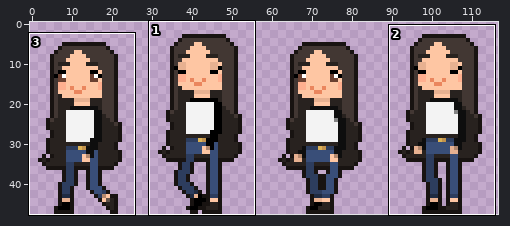
Edited in one commit: sprite sheet (Assets/Sprites/tenants/milla_side.png). Above, an overview of the earlier version with the close-up marked.
Close-up. Old version:
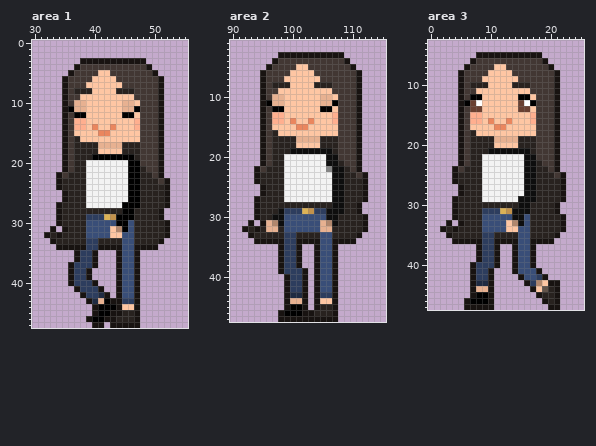
The file is 120x48 pixels. Colours within 5 levels of each other are drawn and written as one. Shown: area 1: x 30..55, y 0..47; area 2: x 90..115, y 1..47; area 3: x 0..25, y 3..47. The wide view leaves out empty margins. The commit also changed other parts of the picture, which this record leaves out.
After the commit:
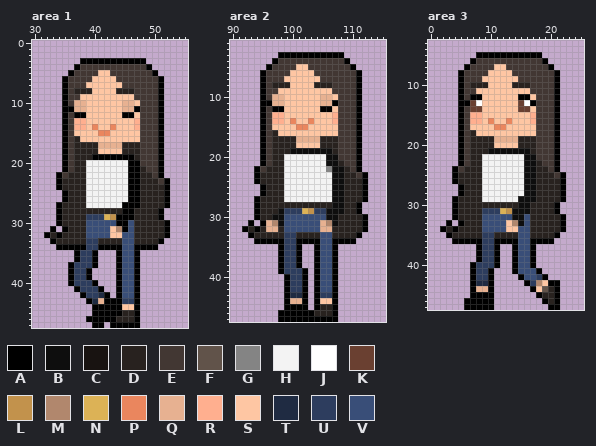
Palette (. is transparent): A #000000  B #0e0e0e  C #181311  D #28221f  E #423733  F #61534a  G #848484  H #f3f3f3  J #ffffff  K #6a4031  L #c2924c  M #b1876d  N #dcb256  P #ea865e  Q #e7b191  R #ffaf8f  S #fec6a3  T #1f2b42  U #2d3d5e  V #394e78
The exact change:
Area 1:
y 3: x 38..48 CCCCCCCCCCC -> AAAAAAAAAAA
y 4: x 37 C -> A; x 49 C -> A
y 5: x 36 C -> A; x 50 C -> A
y 6..21: x 35 C -> A; x 51 C -> A
y 22: x 34 C -> A; x 51 C -> A
y 23..24: x 34 C -> A; x 52 C -> A
y 25..26: x 35 C -> A; x 52 C -> A
y 27: x 34 C -> A; x 52 C -> A
y 28..29: x 34 C -> A; x 51 C -> A
y 30: x 34 C -> A; x 52 C -> A
y 31: x 33 C -> A; x 35 C -> A; x 52 C -> A
y 32: x 32 C -> A; x 34 C -> A; x 52 C -> A
y 33: x 33 C -> A; x 51 C -> A
y 34: x 34..38 CCCCC -> AAAAA; x 41..44 CCCC -> AAAA; x 47..50 CCCC -> AAAA
y 35..36: x 37 C -> A; x 40 C -> A; x 44 C -> A; x 47 C -> A
y 37: x 36 C -> A; x 40 C -> A; x 44 C -> A; x 47 C -> A
y 38..39: x 36 C -> A; x 39 C -> A; x 44 C -> A; x 47 C -> A
y 40: x 36 C -> A; x 40 C -> A; x 44 C -> A; x 47 C -> A
y 41: x 37 C -> A; x 41 C -> A; x 44 C -> A; x 47 C -> A
y 42: x 38 C -> A; x 42 C -> A; x 44 C -> A; x 47 C -> A
y 43: x 39 C -> A; x 43..44 CC -> AA; x 47 C -> A
y 44: x 40 C -> A; x 44 C -> A; x 47 C -> A
y 45: x 40 C -> A; x 43..44 CC -> AA; x 47 C -> A
y 46: x 39 C -> A; x 42..43 CC -> AA; x 47 C -> A
y 47: x 40..41 CC -> AA; x 43..47 CCCCC -> AAAAA
Area 2:
y 3: x 98..108 CCCCCCCCCCC -> AAAAAAAAAAA
y 4: x 97 C -> A; x 109 C -> A
y 5: x 96 C -> A; x 110 C -> A
y 6..21: x 95 C -> A; x 111 C -> A
y 22: x 94 C -> A; x 111 C -> A
y 23..24: x 94 C -> A; x 112 C -> A
y 25..26: x 95 C -> A; x 112 C -> A
y 27: x 94 C -> A; x 112 C -> A
y 28..29: x 94 C -> A; x 111 C -> A
y 30: x 94 C -> A; x 112 C -> A
y 31: x 93 C -> A; x 95 C -> A; x 112 C -> A
y 32: x 92 C -> A; x 94 C -> A; x 112 C -> A
y 33: x 93 C -> A; x 111 C -> A
y 34: x 94..98 CCCCC -> AAAAA; x 101..104 CCCC -> AAAA; x 107..110 CCCC -> AAAA
y 35..38: x 98 C -> A; x 101 C -> A; x 104 C -> A; x 107 C -> A
y 39: x 98 C -> A; x 102 C -> A; x 104 C -> A; x 107 C -> A
y 40..45: x 99 C -> A; x 102 C -> A; x 104 C -> A; x 107 C -> A
y 46: x 98 C -> A; x 102..103 CC -> AA; x 107 C -> A
y 47: x 98..107 CCCCCCCCCC -> AAAAAAAAAA
Area 3:
y 5: x 8..18 CCCCCCCCCCC -> AAAAAAAAAAA
y 6: x 7 C -> A; x 19 C -> A
y 7: x 6 C -> A; x 20 C -> A
y 8..23: x 5 C -> A; x 21 C -> A
y 24: x 4 C -> A; x 21 C -> A
y 25..26: x 4 C -> A; x 22 C -> A
y 27..28: x 5 C -> A; x 22 C -> A
y 29: x 4 C -> A; x 22 C -> A
y 30..31: x 4 C -> A; x 21 C -> A
y 32: x 4 C -> A; x 22 C -> A
y 33: x 3 C -> A; x 5 C -> A; x 22 C -> A
y 34: x 2 C -> A; x 4 C -> A; x 22 C -> A
y 35: x 3 C -> A; x 21 C -> A
y 36: x 4..8 CCCCC -> AAAAA; x 11..14 CCCC -> AAAA; x 17..20 CCCC -> AAAA
y 37..39: x 8 C -> A; x 11 C -> A; x 14 C -> A; x 17 C -> A
y 40: x 7 C -> A; x 11 C -> A; x 14 C -> A; x 17 C -> A
y 41: x 7 C -> A; x 10 C -> A; x 14 C -> A; x 18 C -> A
y 42: x 7 C -> A; x 10 C -> A; x 15 C -> A; x 19 C -> A
y 43: x 7 C -> A; x 10 C -> A; x 16 C -> A; x 20..21 CC -> AA
y 44: x 7 C -> A; x 10 C -> A; x 17 C -> A; x 21 C -> A
y 45: x 7 C -> A; x 10 C -> A; x 18 C -> A; x 21 C -> A
y 46: x 6 C -> A; x 10 C -> A; x 19 C -> A; x 21 C -> A
y 47: x 6..10 CCCCC -> AAAAA; x 20..21 CC -> AA
